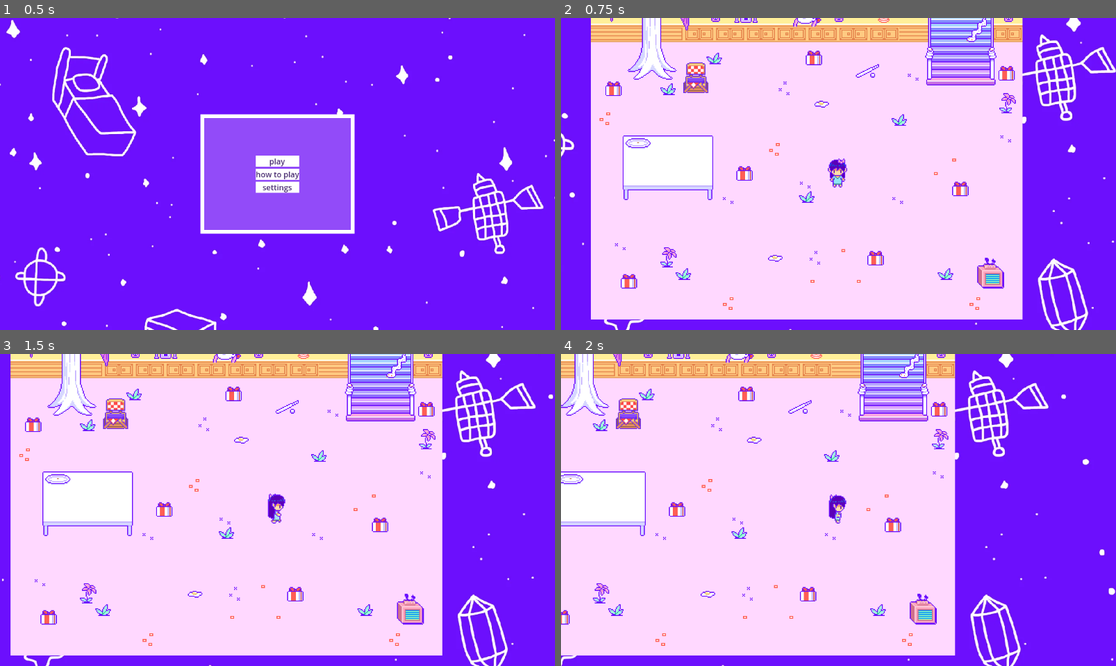
Above: before the commit, frames 1-4 (two rows, left to right).
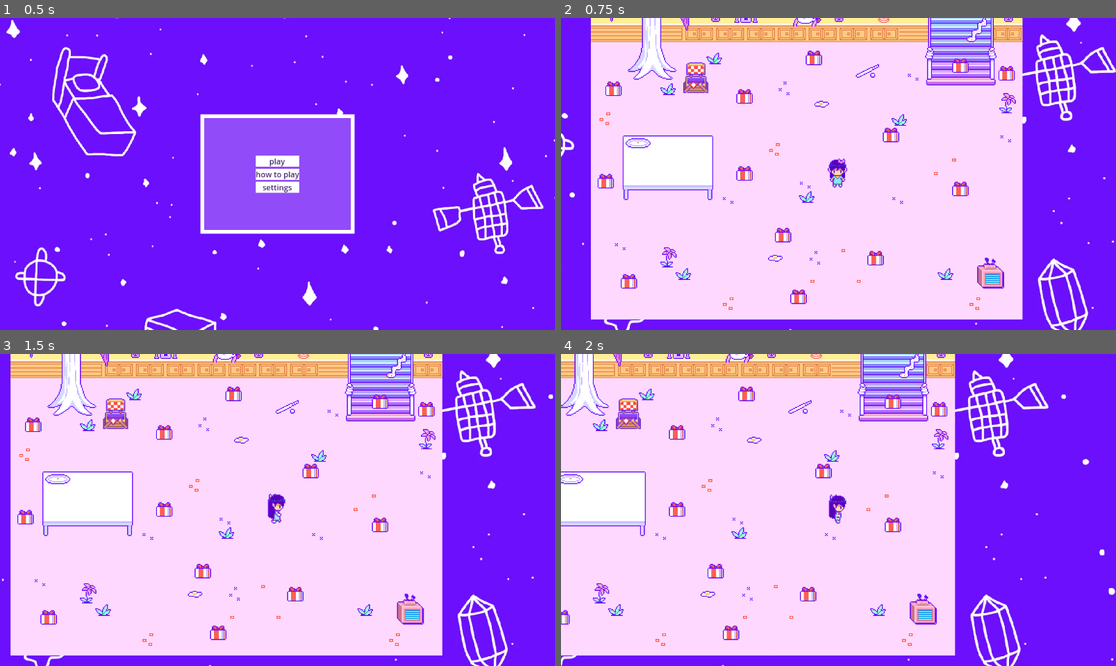
Above: after the commit, the same moments.

Repository: aethsmq/theoret_jessica_tp2
Game: Godot game, scene res://scenes/pause_menu.tscn
The game is run twice, just before and just after one commit, with the same random seed, the same clock (stepped at 60 frames per second) and the same inputs.
Inputs:
- Up to frame 1 (0.5 s): no input
- Up to frame 2 (0.75 s): click "play" at 0.5 s
- Up to frame 3 (1.5 s): tap Enter at 1.25 s; hold Right (right) from 1.28 s (still down)
- Up to frame 4 (2 s): keep holding Right (right)

Frame 1 is identical in both runs. In frame 2, 0.8% of the frame differs, in the area x 6-74%, y 12-92%; in frame 3, 0.8%; in frame 4, 0.6%.

Commit message:
+presents

Diff:
--- a/project.godot/scenes/game map.tscn
+++ b/project.godot/scenes/game map.tscn
@@ -1425,3 +1425,24 @@
 
 [node name="television" parent="." instance=ExtResource("7_ipowb")]
 position = Vector2(760, 552)
+
+[node name="powerup9" parent="." instance=ExtResource("5_1bdoo")]
+position = Vector2(656, 408)
+
+[node name="powerup10" parent="." instance=ExtResource("5_1bdoo")]
+position = Vector2(544, 512)
+
+[node name="powerup11" parent="." instance=ExtResource("5_1bdoo")]
+position = Vector2(728, 240)
+
+[node name="powerup12" parent="." instance=ExtResource("5_1bdoo")]
+position = Vector2(728, 336)
+
+[node name="powerup13" parent="." instance=ExtResource("5_1bdoo")]
+position = Vector2(360, 456)
+
+[node name="powerup14" parent="." instance=ExtResource("5_1bdoo")]
+position = Vector2(560, 576)
+
+[node name="powerup15" parent="." instance=ExtResource("5_1bdoo")]
+position = Vector2(504, 368)
